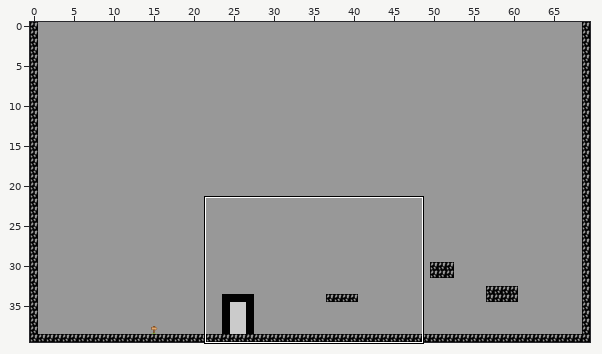
One commit to this Tiled map: core/assets/levels/level_2.tmx. Above, an overview of the earlier version with the close-up marked.
Close-up. Old version:
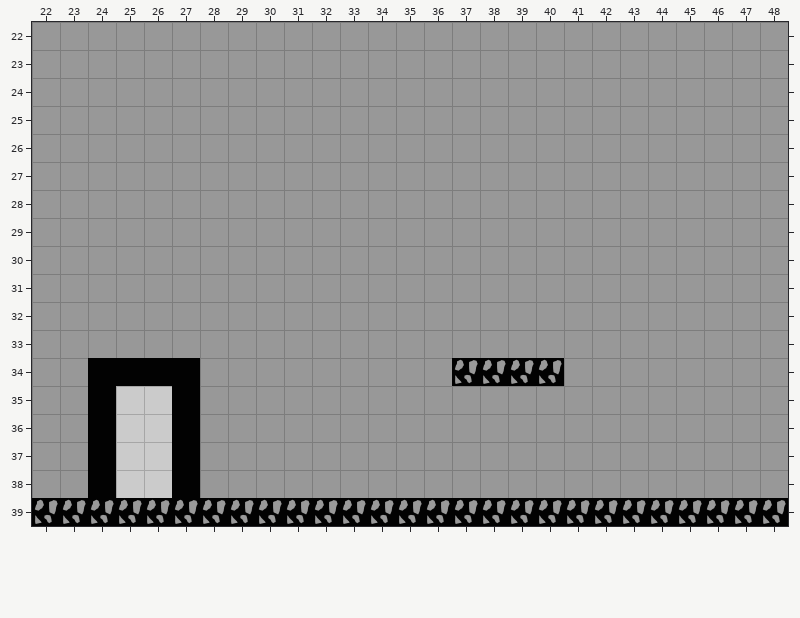
Cells are 32x32 px. Shown: x 22..48, y 22..39. The commit also changed other parts of the map, which this record leaves out.
And afterwards:
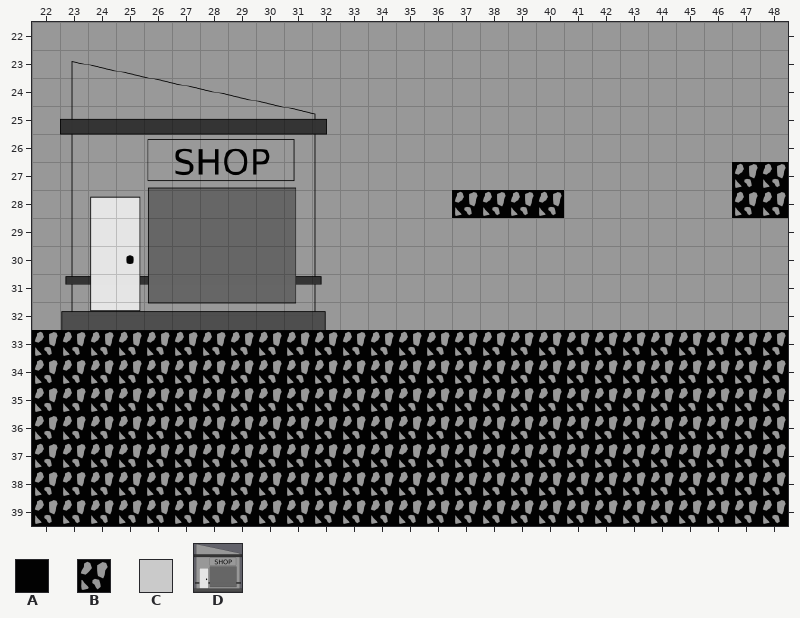
Key: from "dark_tileset_32x32": A 0, B 1, C 5; from "images": D 0 "shop".
_ is an empty cell.
Objects are placed by their top-left corner, in cells (3,4 is the top-left corner of cell 3,4); size is 1x1 cell unless given.
Tiles replaced or removed in this view: A, C.
Diff:
Changed rows in their new state; . is an unchanged cell.
Layer "graphics":
first column x 37:
27 ..........BB
28 BBBB......BB
first column x 22:
33 BBBBBBBBBBBBBBBBBBBBBBBBBBB
34 BBBBBBBBBBBBBBB....BBBBBBBB
35 BBBBBBBBBBBBBBBBBBBBBBBBBBB
36 BBBBBBBBBBBBBBBBBBBBBBBBBBB
37 BBBBBBBBBBBBBBBBBBBBBBBBBBB
38 BBBBBBBBBBBBBBBBBBBBBBBBBBB
Layer "ima" (added):
added: D "shop" at 23,23.4 size 9.5x9.6
Pixel boxes of the changes (left, top, right, bottom) in both close-ups:
changed: (32, 61, 788, 498)
